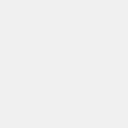
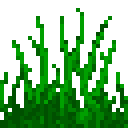
Before/after of a 128 x 128 layered artwork. What changed in the layer stack:
added layer "grass.png" above "Background" over [0, 0, 128, 128]
hid "Background", painted on it over [0, 0, 128, 128]
